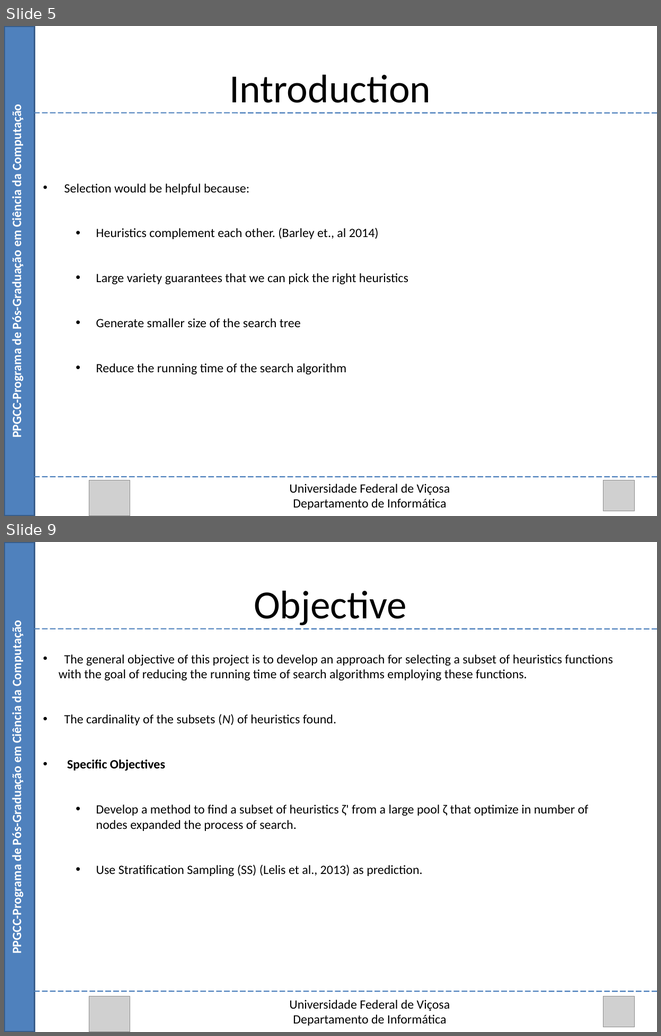
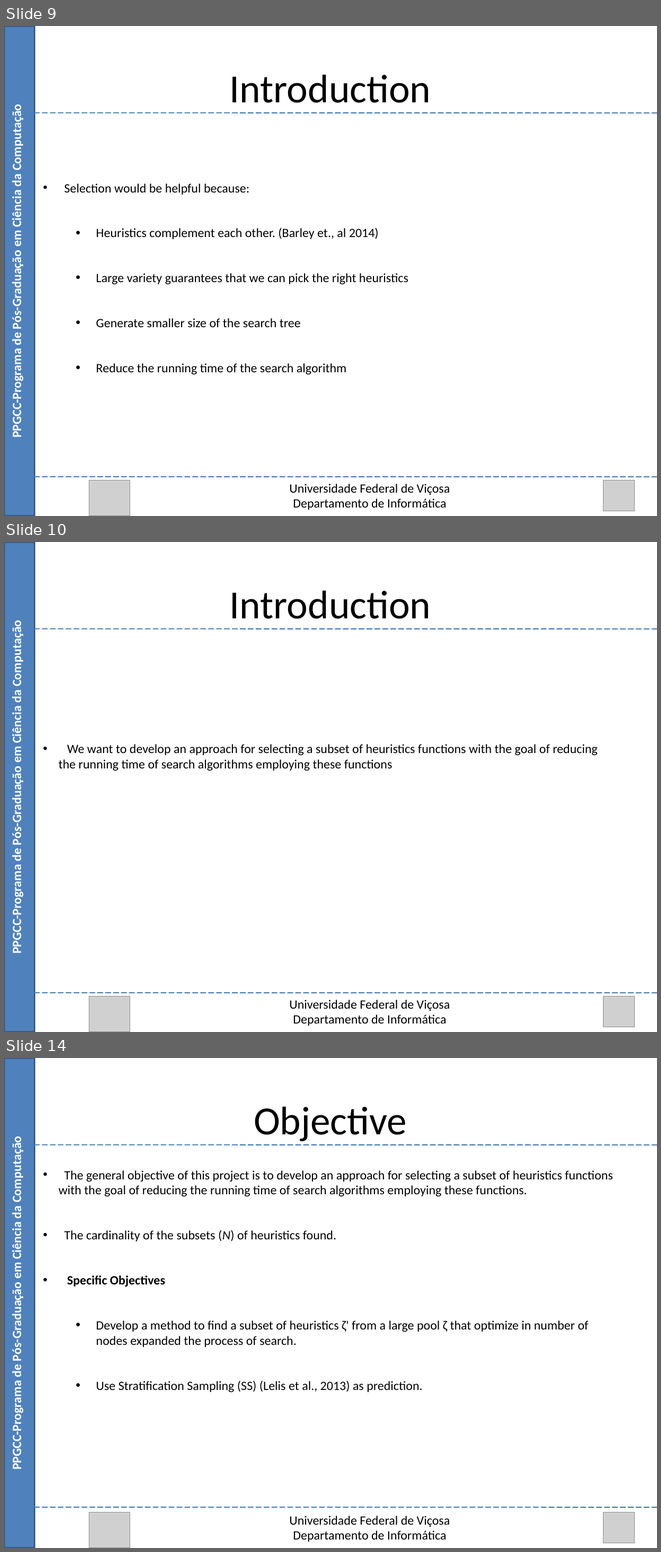
Before and after one commit to Marvinsky/research-marvin, a slide deck: latex/odp/selection heuristics.odp. Shown one above the other, each under a label of ours: slides 5 and 9 before the commit, slides 9, 10 and 14 after it; the slides between them are not shown. The pictures are 661x1036 and 661x1552 pixels, drawn with LibreOffice and Linux fonts; fonts in the diff are those of the drawing; grey boxes stand for pictures. Boxes give left, top, right and bottom in pixels: in the first picture for what was removed or moved away, otherwise in the second. Text is boxed around its words. In the diff, an @@ line names an element or a change of style, - is before the commit and + after.

Commit message:
10/08/15 selection heuristics opd

```diff
--- a/latex/odp/selection heuristics.odp
+++ b/latex/odp/selection heuristics.odp
@@ slide 10 added at [4,542,657,1032], background #FFFFFF @@
@@ rectangle added at [4,542,35,1032], fill #4F81BD, outline #385D8A 2.01 pt @@
@@ text added at [230,590,431,619], 44 pt, text #000000 @@
+Introduction
@@ text added at [9,626,24,951], 14 pt, text #FFFFFF, bold @@
+PPGCC-Programa de Pós-Graduação em Ciência da Computação
@@ line added from (35, 629) to (657, 629), #4A7EBB 1.25 pt @@
@@ text added at [59,744,598,770], 14 pt, text #000000 @@
+• We want to develop an approach for selecting a subset of heuristics functions with the goal of reducing the running time of search algorithms employing these functions
@@ line added from (35, 992) to (657, 992), #4A7EBB 1.25 pt @@
@@ picture added at [89,996,130,1032] @@
@@ text added at [289,999,450,1025], 14 pt, text #000000 @@
+Universidade Federal de Viçosa
+Departamento de Informática
@@ picture added at [603,996,634,1026] @@
@@ what was slide 5 is now slide 9 @@
@@ what was slide 9 is now slide 14 @@
```
Also in this commit, not shown: 7 slides changed, 5 other slides added, 1 other file.
